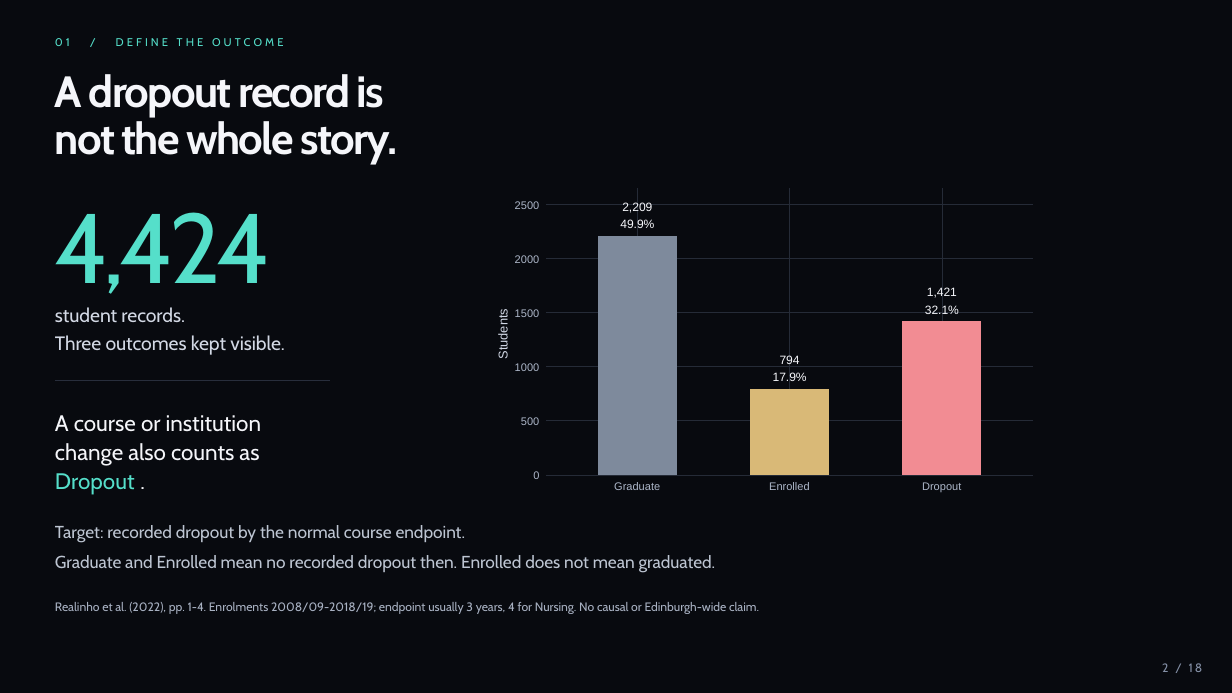
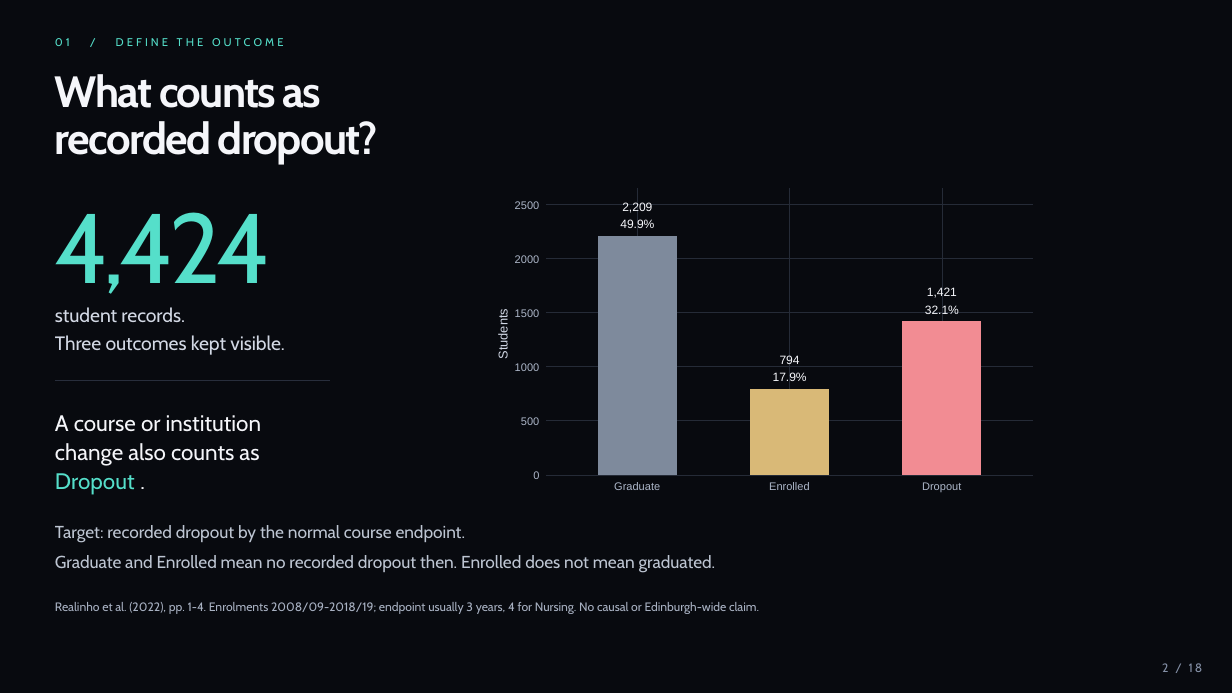
Before and after one commit to Tigershengsheng/ids-project, a slide deck: slide 2 of output/powerpoint/Student_Dropout_Presentation.pptx. Drawn at 1232x693 pixels with LibreOffice and Linux fonts; fonts in the diff are those of the drawing. Boxes give left, top, right and bottom in pixels: in the first picture for what was removed or moved away, otherwise in the second. Text is boxed around its words. In the diff, an @@ line names an element or a change of style, - is before the commit and + after.

```diff
--- a/output/powerpoint/Student_Dropout_Presentation.pptx
+++ b/output/powerpoint/Student_Dropout_Presentation.pptx
@@ text at bbox=[55, 74, 322, 108]: text changed @@
-A dropout record is
+What counts as
@@ text at bbox=[55, 121, 378, 164]: text changed @@
-not the whole story.
+recorded dropout?
```
Also in this commit, not shown: 6 other slides changed, 20 other files.
